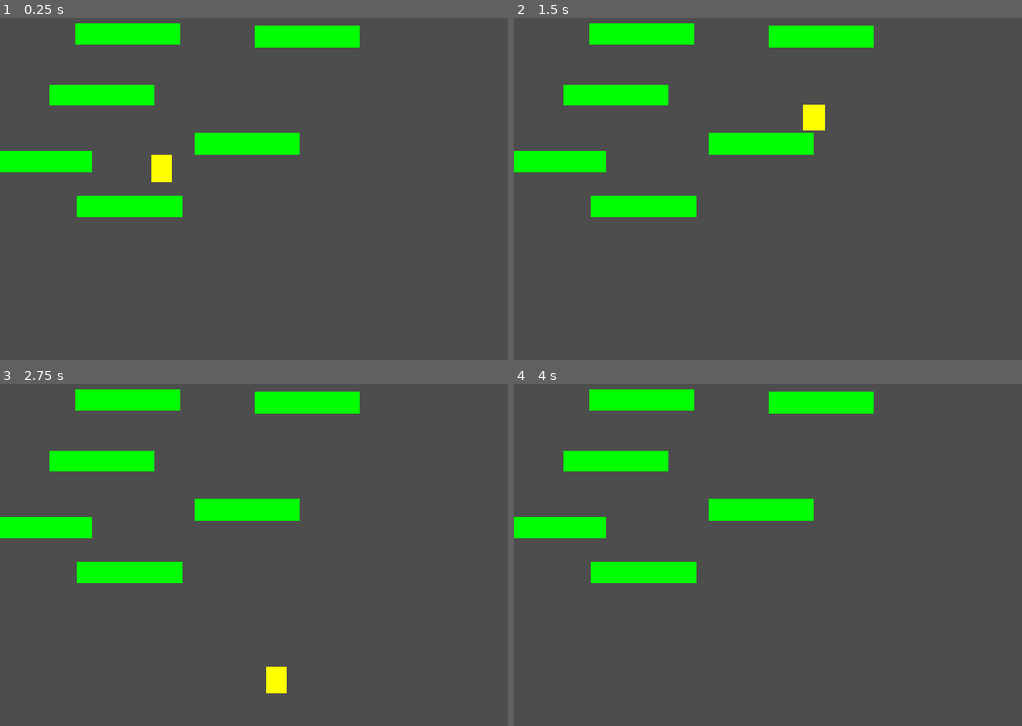
Above: before the commit, frames 1-4 (two rows, left to right).
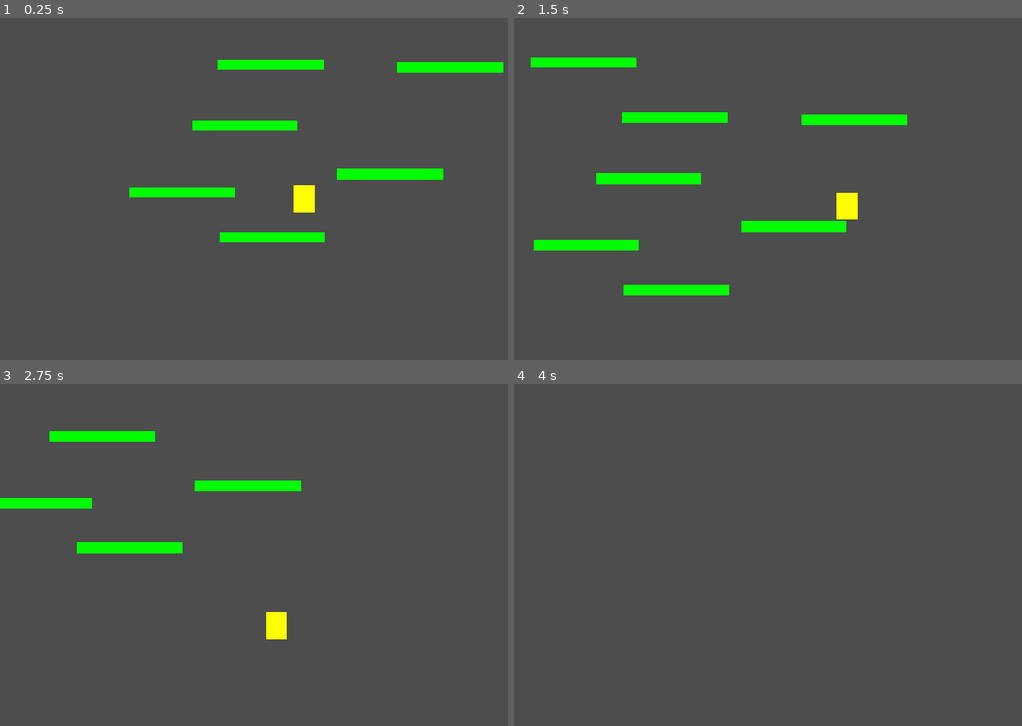
Above: after the commit, the same moments.

Repository: mezegis-hub/Vertical-Jumper
Game: Godot game, scene res://Scene/main.tscn
Same seed, same stepped clock (60 frames per second), same inputs: the game is played once before the commit and once after it.
Inputs:
- Up to frame 1 (0.25 s): no input
- Up to frame 2 (1.5 s): tap Enter (ui_accept) at 0.5, 0.77 s; hold Right (ui_right) from 0.53 s (still down)
- Up to frame 3 (2.75 s): tap Enter (ui_accept) at 1.52 s; release Right (ui_right) at 2.03 s; hold Left (ui_left) from 2.03 s (still down)
- Up to frame 4 (4 s): release Left (ui_left) at 2.78 s; hold Right (ui_right) from 2.78 s (still down); tap Enter (ui_accept) at 3.02, 3.77 s

The runs differ from the first frame. In frame 1, 12% of the frame differs, in the area x 0-100%, y 1-66%; in frame 2, 13%, in the area x 0-78%, y 1-82%; in frame 3, 11%; in frame 4, 7.6%.

Commit message:
platform
platform made slim
added camera tracking

Diff:
--- a/Scene/main.tscn
+++ b/Scene/main.tscn
@@ -25,3 +25,15 @@
 
 [node name="Platform6" parent="." unique_id=142515781 instance=ExtResource("2_sblpm")]
 position = Vector2(242, 30)
+
+[node name="Platform7" parent="." unique_id=17244349 instance=ExtResource("2_sblpm")]
+position = Vector2(69, -74)
+
+[node name="Platform8" parent="." unique_id=1091168787 instance=ExtResource("2_sblpm")]
+position = Vector2(296, -194)
+
+[node name="Platform9" parent="." unique_id=1747552018 instance=ExtResource("2_sblpm")]
+position = Vector2(561, -292)
+
+[node name="Platform10" parent="." unique_id=301118352 instance=ExtResource("2_sblpm")]
+position = Vector2(55, -304)
--- a/Scene/platform.tscn
+++ b/Scene/platform.tscn
@@ -1,15 +1,15 @@
 [gd_scene format=3 uid="uid://dwws58wib3xru"]
 
 [sub_resource type="RectangleShape2D" id="RectangleShape2D_fgsi0"]
-size = Vector2(200, 40)
+size = Vector2(200, 20)
 
 [node name="Platform" type="StaticBody2D" unique_id=1104610977]
 
 [node name="ColorRect" type="ColorRect" parent="." unique_id=1574051339]
 offset_left = -100.0
-offset_top = -20.0
+offset_top = -10.0
 offset_right = 100.0
-offset_bottom = 20.0
+offset_bottom = 10.0
 color = Color(0, 1, 0, 1)
 
 [node name="CollisionShape2D" type="CollisionShape2D" parent="." unique_id=2130939027]
--- a/Scene/player.tscn
+++ b/Scene/player.tscn
@@ -17,3 +17,6 @@
 
 [node name="CollisionShape2D" type="CollisionShape2D" parent="." unique_id=117434941]
 shape = SubResource("RectangleShape2D_ublff")
+
+[node name="Camera2D" type="Camera2D" parent="." unique_id=1371268473]
+position_smoothing_enabled = true
